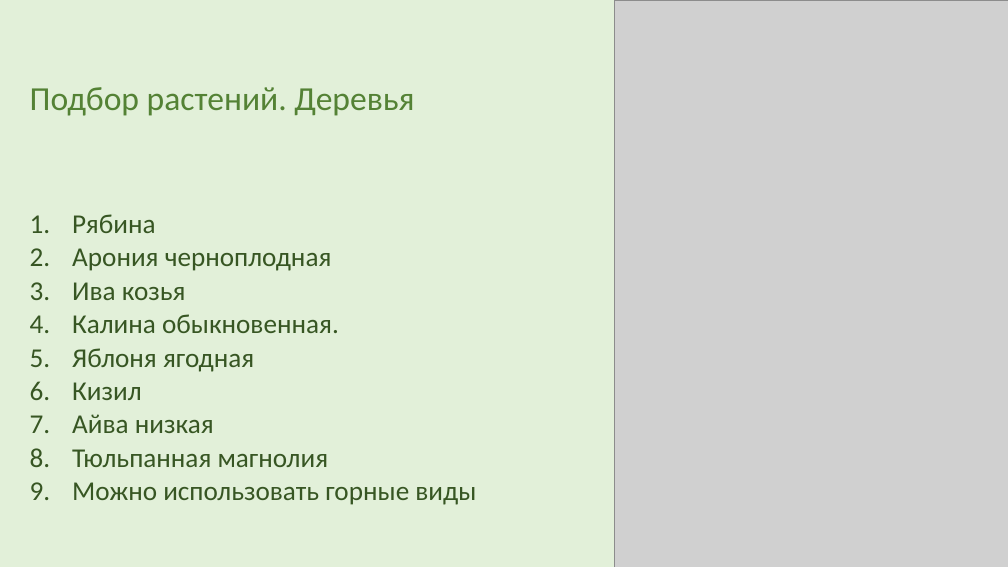
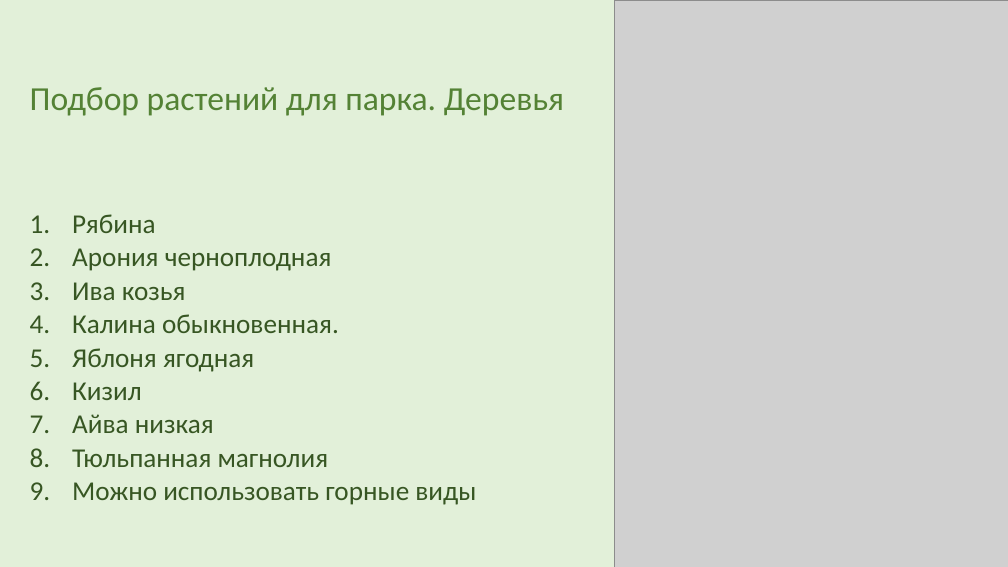
Before and after one commit to AkulinaDN/RoofPark, a slide deck: slide 6 of 10б Неумойчева презентация.pptm (slide 5 before the commit). Drawn at 1008x567 pixels with LibreOffice and Linux fonts; fonts in the diff are those of the drawing; grey boxes stand for pictures. Boxes give left, top, right and bottom in pixels: in the first picture for what was removed or moved away, otherwise in the second. Text is boxed around its words. In the diff, an @@ line names an element or a change of style, - is before the commit and + after.

```diff
--- a/10б Неумойчева презентация.pptm
+++ b/10б Неумойчева презентация.pptm
@@ title at [30,87,564,116]: text changed @@
-Подбор растений. Деревья
+Подбор растений для парка. Деревья
```
Also in this commit, not shown: 4 other slides changed, 1 slide added, 2 other files.
